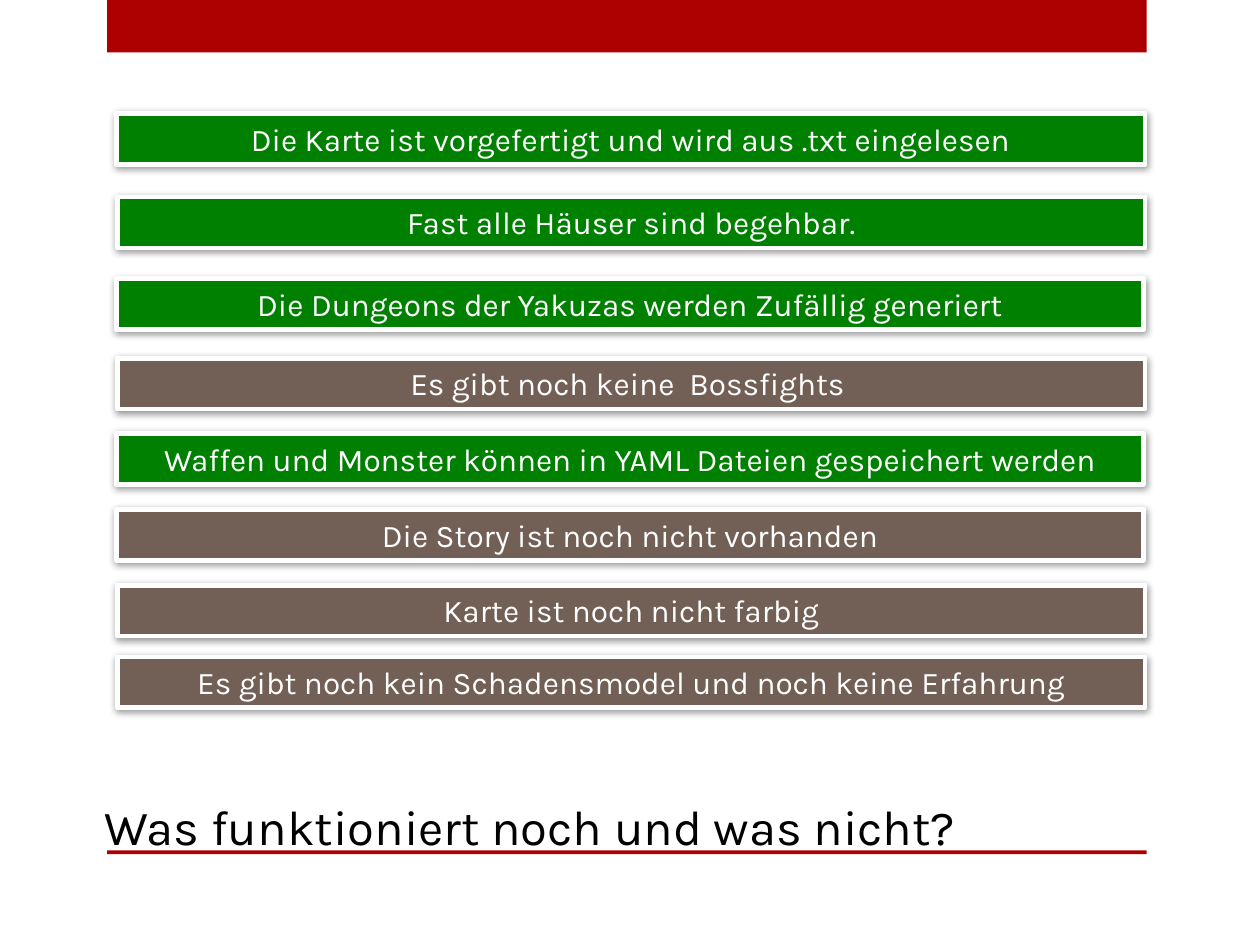
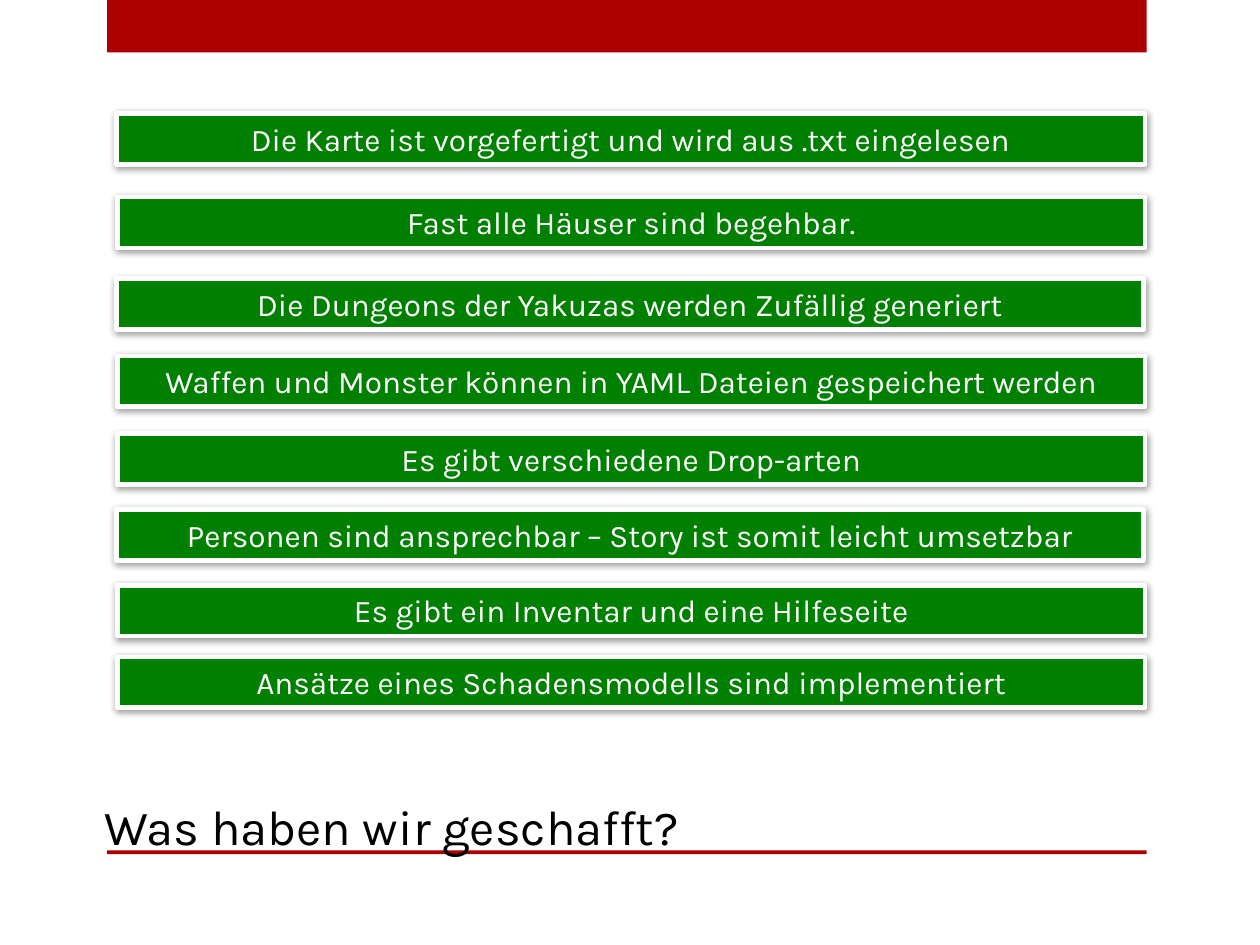
Before and after one commit to maxxst/gtr, a slide deck: slide 7 of files/endpraesentation.pptx. Drawn at 1260x945 pixels with LibreOffice and Linux fonts; fonts in the diff are those of the drawing; background and template pictures are left out. Boxes give left, top, right and bottom in pixels: in the first picture for what was removed or moved away, otherwise in the second. Text is boxed around its words. In the diff, an @@ line names an element or a change of style, - is before the commit and + after.

```diff
--- a/files/endpraesentation.pptx
+++ b/files/endpraesentation.pptx
@@ rectangle "Waffen und Monster können in ...": place and size @@
-rectangle "Waffen und Monster können in ..." at (116, 433, 1143, 484)
+rectangle "Waffen und Monster können in ..." at (117, 357, 1144, 407)
@@ rectangle "Es gibt verschiedene Drop-arten": place and size @@
-rectangle "Es gibt verschiedene Drop-arten" at (117, 358, 1144, 408)
+rectangle "Es gibt verschiedene Drop-arten" at (117, 433, 1144, 484)
@@ text in rectangle at (401, 449, 860, 479): text changed @@
-Es gibt noch keine Bossfights
+Es gibt verschiedene Drop-arten
@@ text in rectangle at (187, 525, 1072, 555): text changed @@
-Die Story ist noch nicht vorhanden
+Personen sind ansprechbar – Story ist somit leicht umsetzbar
@@ text in rectangle at (354, 600, 908, 630): text changed @@
-Karte ist noch nicht farbig
+Es gibt ein Inventar und eine Hilfeseite
@@ fill #726056 to #008000 in 4 elements at (116, 509, 1143, 559), (117, 433, 1144, 484), (117, 585, 1144, 635), (117, 658, 1144, 708) @@
@@ text in rectangle at (256, 672, 1005, 702): text changed @@
-Es gibt noch kein Schadensmodel und noch keine Erfahrung
+Ansätze eines Schadensmodells sind implementiert
@@ text at (105, 811, 679, 857): text changed @@
-Was funktioniert noch und was nicht?
+Was haben wir geschafft?
```
Also in this commit, not shown: 1 other slide changed, 1 slide added, 1 slide removed, 3 other files.
